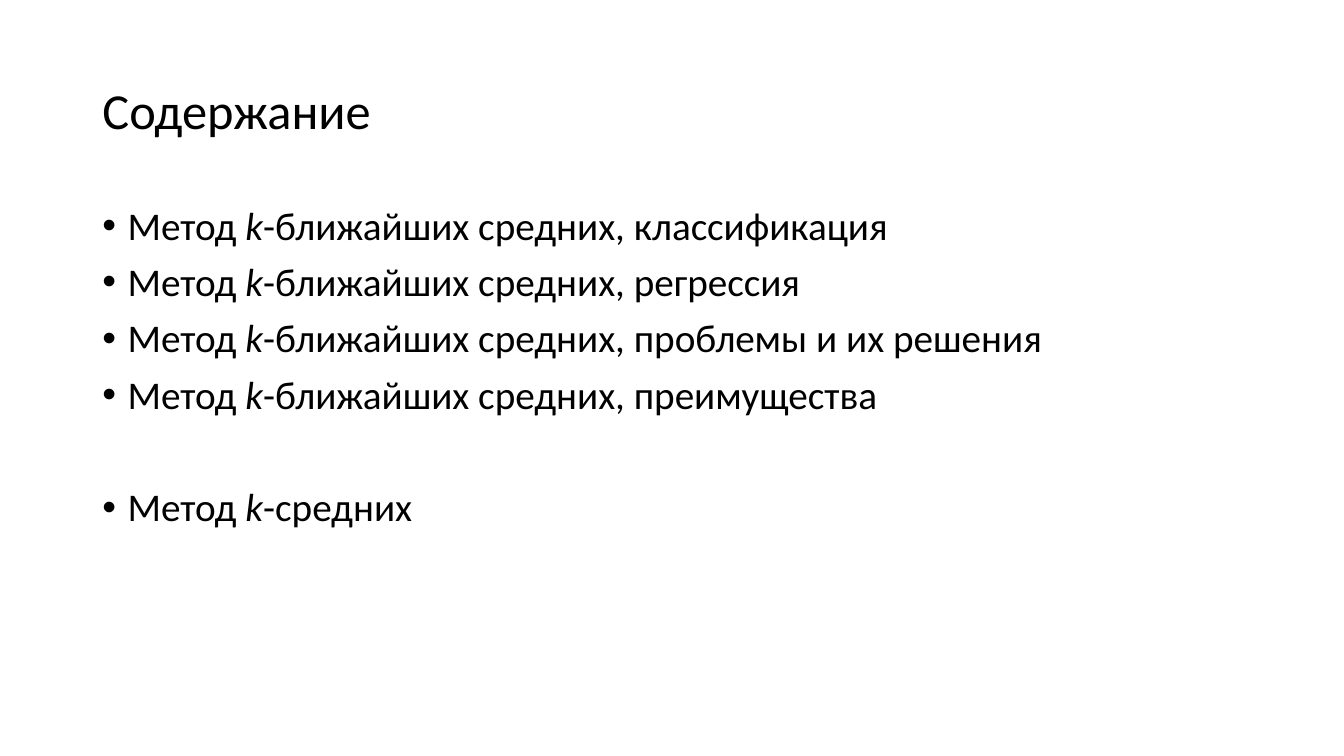
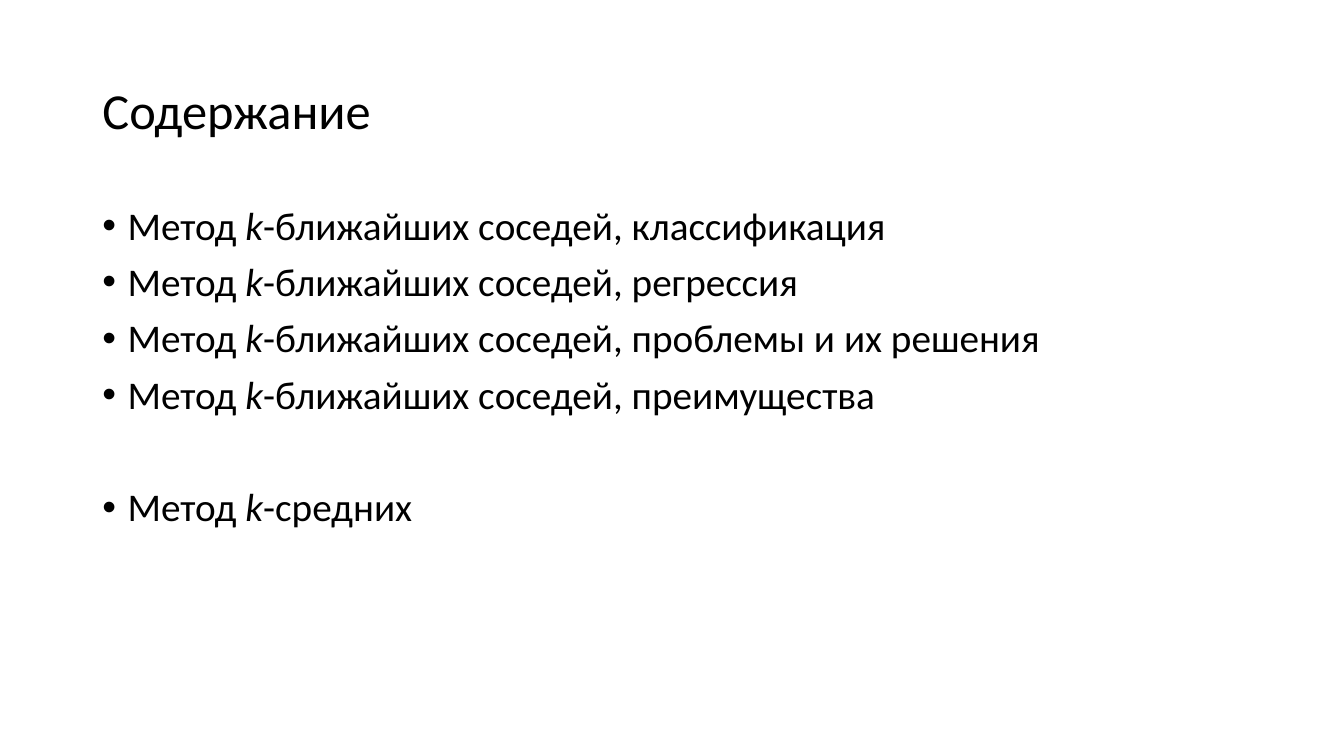
Before and after one commit to mosalov/AI_main_lectures, a slide deck: slide 2 of Лекция 6.pptx. Drawn at 1344x756 pixels with LibreOffice and Linux fonts; fonts in the diff are those of the drawing. Boxes give left, top, right and bottom in pixels: in the first picture for what was removed or moved away, otherwise in the second. Text is boxed around its words. In the diff, an @@ line names an element or a change of style, - is before the commit and + after.

```diff
--- a/Лекция 6.pptx
+++ b/Лекция 6.pptx
@@ text at box(128, 212, 1040, 416): text changed @@
-• Метод k-ближайших средних, классификация
-• Метод k-ближайших средних, регрессия
-• Метод k-ближайших средних, проблемы и их решения
-• Метод k-ближайших средних, преимущества
+• Метод k-ближайших соседей, классификация
+• Метод k-ближайших соседей, регрессия
+• Метод k-ближайших соседей, проблемы и их решения
+• Метод k-ближайших соседей, преимущества
```
Also in this commit, not shown: 9 other files.
